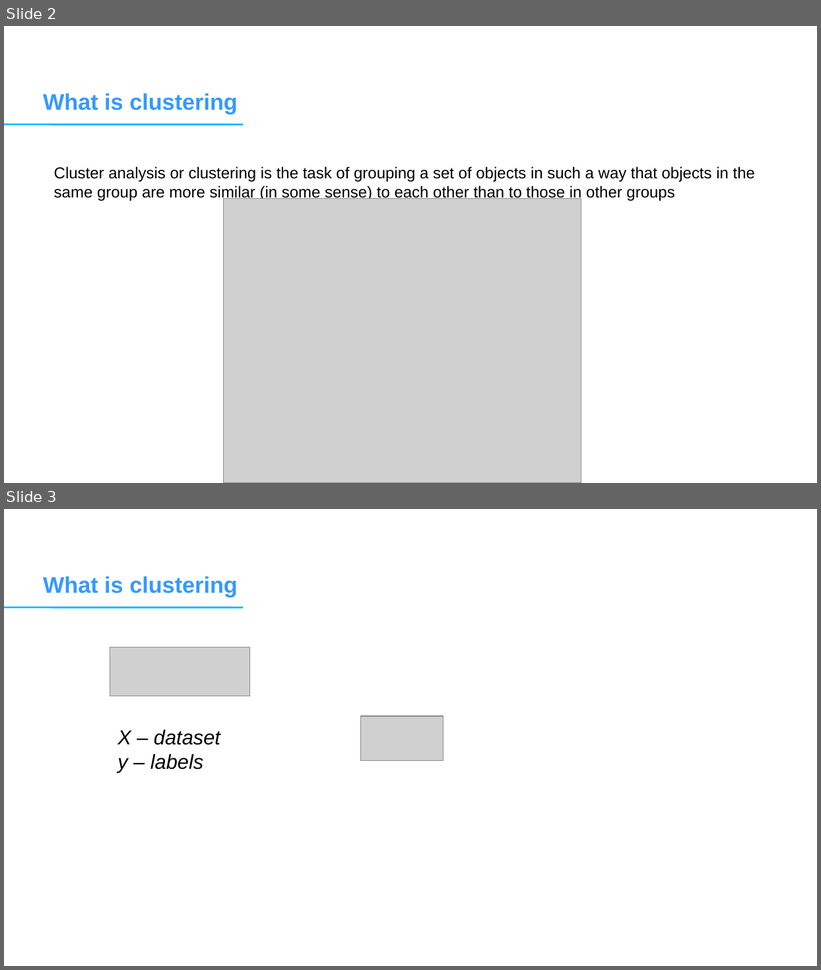
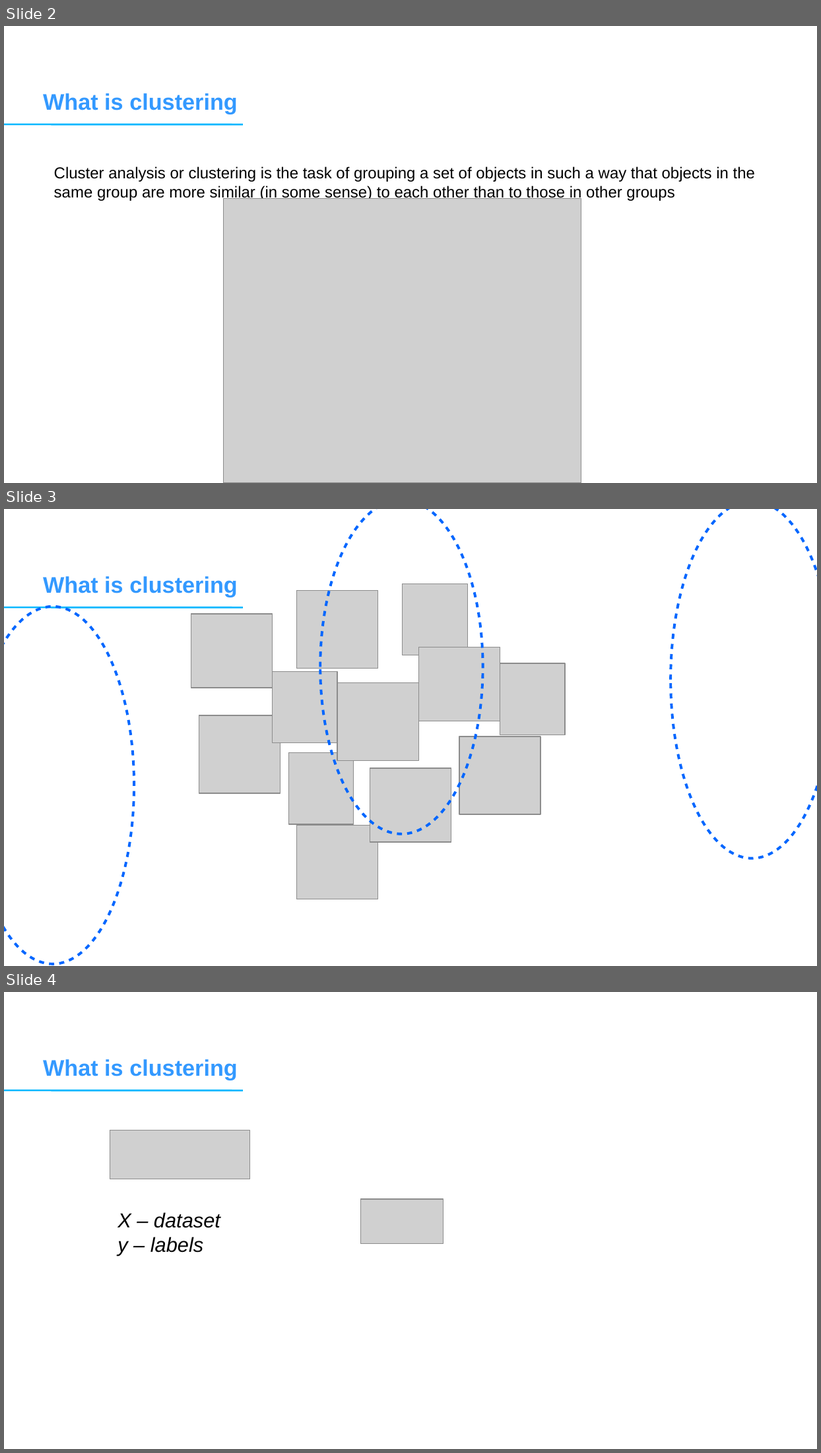
Before and after one commit to BaranovMykola/Clustering, a slide deck: Presentation.odp. Shown one above the other, each under a label of ours: slides 2 and 3 before the commit, slides 2, 3 and 4 after it. The pictures are 821x970 and 821x1453 pixels, drawn with LibreOffice and Linux fonts; fonts in the diff are those of the drawing; grey boxes stand for pictures; background and template pictures are left out. Boxes give left, top, right and bottom in pixels: in the first picture for what was removed or moved away, otherwise in the second. Text is boxed around its words. In the diff, an @@ line names an element or a change of style, - is before the commit and + after.

Commit message:
8.09.18

```diff
--- a/Presentation.odp
+++ b/Presentation.odp
@@ slide 3 added at [4, 509, 817, 966], background #FFFFFF; not listed: 1 template element that a slide beside it also shows @@
@@ ellipse added at [320, 509, 483, 834], outline #0066FF 2.3 pt @@
@@ ellipse added at [671, 509, 817, 859], outline #0066FF 2.3 pt @@
@@ title added at [43, 576, 238, 597], 20 pt, text #3399FF, bold @@
+What is clustering
@@ picture added at [403, 584, 467, 656] @@
@@ ellipse added at [4, 607, 134, 964], outline #0066FF 2.3 pt @@
@@ picture added at [297, 590, 378, 668] @@
@@ picture added at [191, 614, 273, 688] @@
@@ picture added at [418, 647, 500, 722] @@
@@ picture added at [500, 663, 565, 735] @@
@@ picture added at [273, 671, 337, 743] @@
@@ picture added at [337, 683, 418, 761] @@
@@ picture added at [199, 716, 281, 793] @@
@@ picture added at [459, 737, 541, 815] @@
@@ picture added at [288, 753, 354, 824] @@
@@ picture added at [370, 768, 451, 842] @@
@@ picture added at [297, 825, 378, 899] @@
@@ what was slide 3 is now slide 4 @@
```
